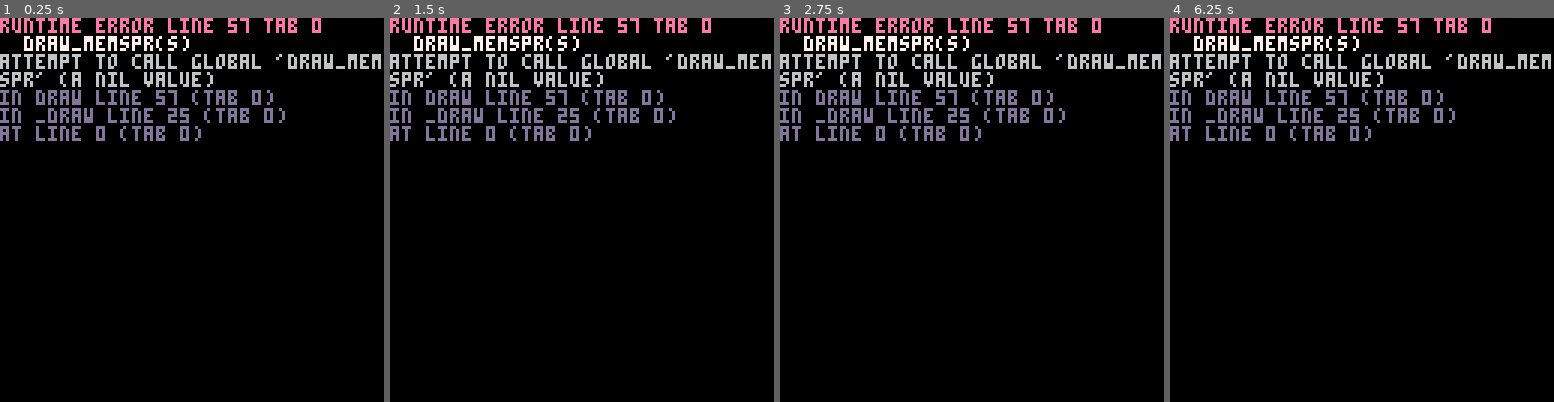
Above: before the commit, frames 1-4 (left to right).
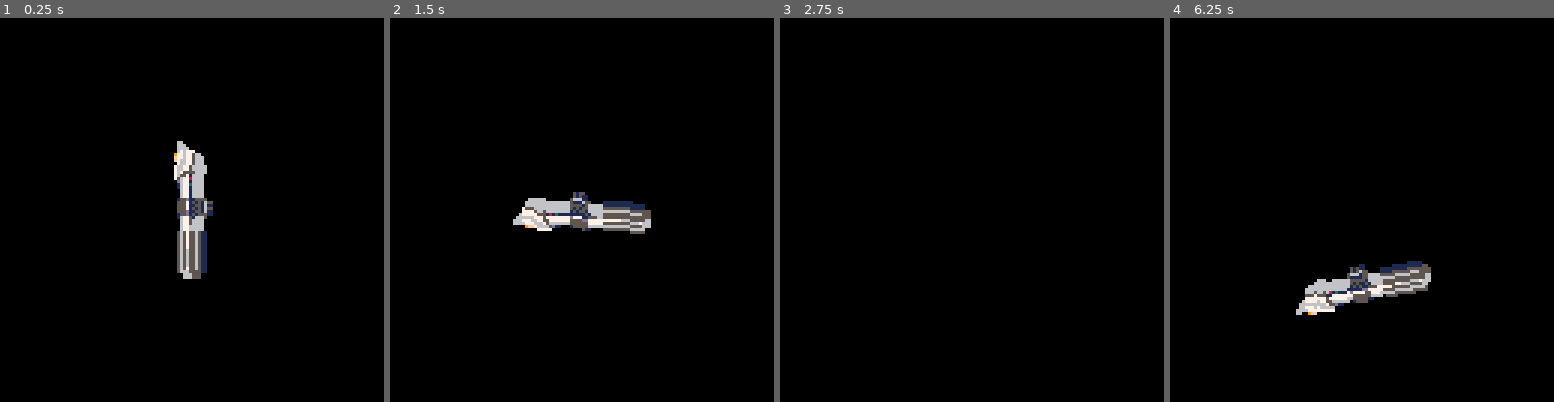
Above: after the commit, the same moments.

Repository: Chovin/Litghtsaber
Game: PICO-8 cartridge litghtsaber.p8
The game is run twice, just before and just after one commit, with the same random seed, the same clock (stepped at 60 frames per second) and the same inputs.
Inputs:
- Up to frame 1 (0.25 s): no input
- Up to frame 2 (1.5 s): tap O (Z key) at 0.33, 0.7, 1.43 s; tap X (X key) at 1.07 s
- Up to frame 3 (2.75 s): hold Left 1.97-2.37 s; tap X (X key) at 2.07, 2.4, 2.73 s; tap O (Z key) at 2.22 s; hold Down from 2.42 s (still down)
- Up to frame 4 (6.25 s): release Down at 2.82 s; hold Right 2.87-3.53 s; tap X (X key) every 0.33 s from 3.07 to 6.07 s; tap O (Z key) every 0.88 s from 3.1 to 5.75 s; hold Up 3.58-4.08 s; hold Right 4.13-4.53 s; hold Down 4.58-5.08 s; hold Left 5.13-5.8 s; hold Up 5.85-6.18 s; hold Left from 6.23 s (still down)

The runs differ from the first frame. In frame 1, 9.9% of the frame differs, in the area x 0-100%, y 0-68%; in frame 2, 10%; in frame 3, 7.4%; in frame 4, 10%, in the area x 0-100%, y 0-78%.
Error before the commit: runtime error line 57 tab 0; draw_memspr(s); attempt to call global 'draw_memspr' (a nil value)

Commit message:
draw saber

Diff:
--- a/litghtsaber.p8
+++ b/litghtsaber.p8
@@ -57,7 +57,24 @@
  end
 
  s.draw=function(s)
-  draw_memspr(s)
+  local len = s.out*s.lh
+  if s.out > .02 then
+   for hr=s.loh,s.loh+len do
+    circfill(cos(s.a+.25)*hr+s.x-rnd(),
+              sin(s.a+.25)*hr+s.y, s.lw/2, 11)
+   end
+   for hr=s.loh,s.loh+len do
+    circfill(cos(s.a+.25)*hr+s.x-rnd(),
+              sin(s.a+.25)*hr+s.y, s.lw/3, 7)
+   end
+  end
+  draw_rotated(
+   8,0,
+   s.on and s.w-3 or s.w
+   ,s.h,
+   s.on and s.x-1.5 or s.x
+   ,s.y,
+   s.a,1)
  end
 
  s.toggle = function(s)
